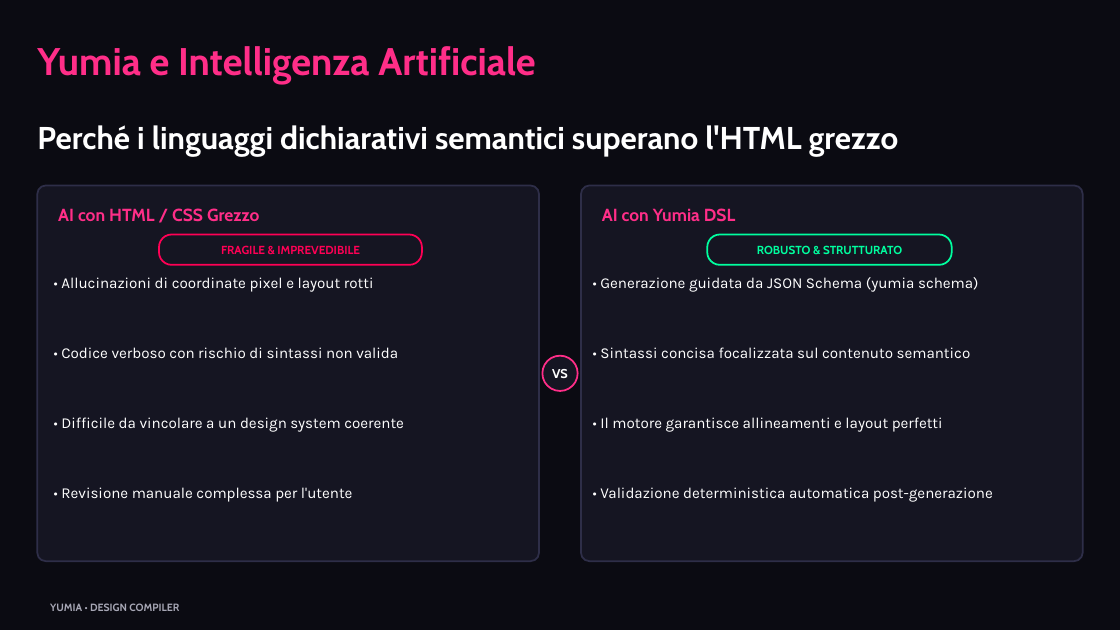
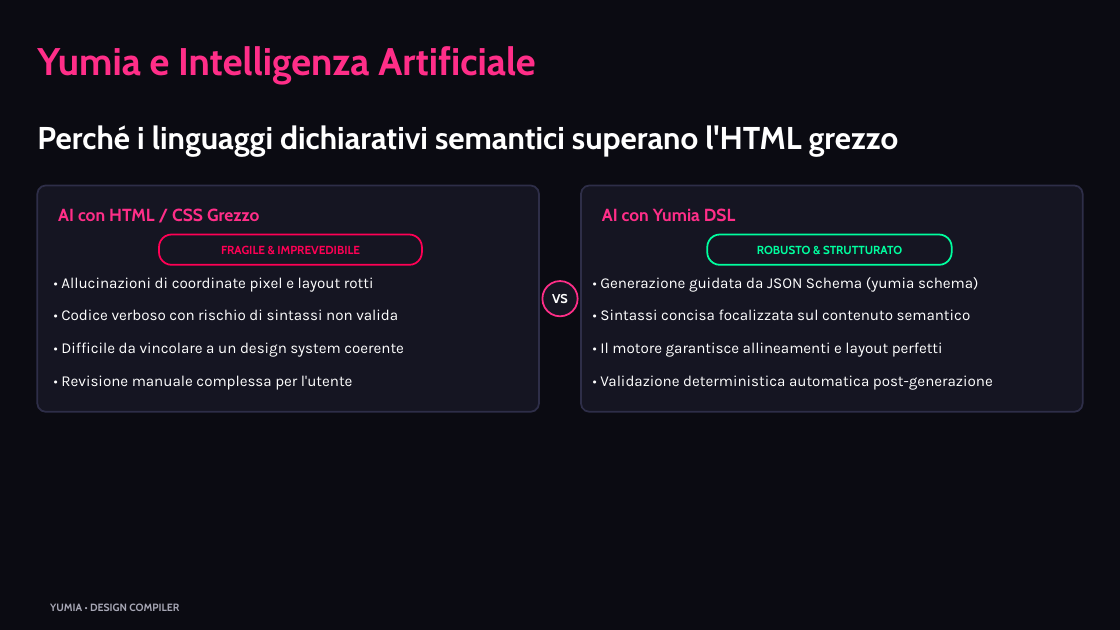
Before and after one commit to biagio-scaglia/Yumia-MD, a slide deck: slide 11 of presentation.pptx. Drawn at 1120x630 pixels with LibreOffice and Linux fonts; fonts in the diff are those of the drawing. Boxes give left, top, right and bottom in pixels: in the first picture for what was removed or moved away, otherwise in the second. Text is boxed around its words. In the diff, an @@ line names an element or a change of style, - is before the commit and + after.

Commit message:
fix(layout,html): prevent grid cards from overflowing slide height
Tighten paragraph/list estimates, densify card packing, and equalize row heights so uneven bullet columns stay closed within 16:9.

```diff
--- a/presentation.pptx
+++ b/presentation.pptx
@@ rounded rectangle: place and size @@
-rounded rectangle at [37, 186, 539, 561]
+rounded rectangle at [37, 186, 539, 412]
@@ rounded rectangle at [37, 186, 539, 412]: proportions changed @@
@@ rounded rectangle at [581, 186, 1083, 412]: proportions changed @@
@@ rounded rectangle: place and size @@
-rounded rectangle at [581, 186, 1083, 561]
+rounded rectangle at [581, 186, 1083, 412]
@@ text "VS": place and size @@
-text "VS" at [552, 369, 568, 378]
+text "VS" at [552, 294, 568, 303]
@@ ellipse: place and size @@
-ellipse at [543, 355, 578, 391]
+ellipse at [543, 281, 578, 317]
@@ text "• Codice verboso con rischio ...": place and size @@
-text "• Codice verboso con rischio ..." at [61, 347, 398, 358]
+text "• Codice verboso con rischio ..." at [61, 309, 398, 320]
@@ text "• Sintassi concisa focalizzata sul ...": place and size @@
-text "• Sintassi concisa focalizzata sul ..." at [600, 347, 971, 358]
+text "• Sintassi concisa focalizzata sul ..." at [600, 309, 971, 320]
@@ text "• Difficile da vincolare a ...": place and size @@
-text "• Difficile da vincolare a ..." at [61, 417, 404, 432]
+text "• Difficile da vincolare a ..." at [61, 342, 404, 357]
@@ text "• Il motore garantisce allineamenti ...": place and size @@
-text "• Il motore garantisce allineamenti ..." at [600, 417, 943, 432]
+text "• Il motore garantisce allineamenti ..." at [600, 342, 943, 357]
@@ text "• Revisione manuale complessa per ...": place and size @@
-text "• Revisione manuale complessa per ..." at [61, 487, 353, 502]
+text "• Revisione manuale complessa per ..." at [61, 375, 353, 390]
@@ text "• Validazione deterministica automatica post-generazione": place and size @@
-text "• Validazione deterministica automatica post-generazione" at [600, 487, 993, 502]
+text "• Validazione deterministica automatica post-generazione" at [600, 375, 993, 390]
```
Also in this commit, not shown: 12 other slides changed, 6 other files.
